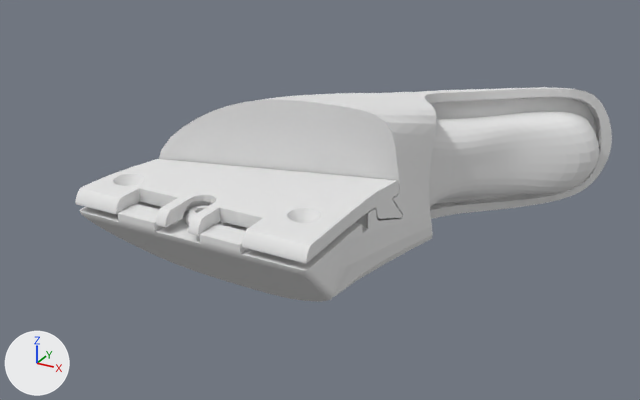
One commit to the Blender file BlenderFiles/RightHand/BrunelRightThumb.blend: the scene before it, then after it.
Both versions are drawn from a camera (50 mm lens) standing at (67.9, -85.2, 53.2) and looking at (6.7, 26.0, -2.4). Lighting does not change. The marker at lower left points along +X, +Y and +Z.

The scene before the commit, as lines of its bpy script (objects in view):
```python
ob_thumb = bpy.data.objects.new('Thumb', me_thumb_007)
ob_thumb.location = (0.0, 0.0, 0.0)
ob_thumb_ligament = bpy.data.objects.new('Thumb ligament ', me_thumb_ligament)
ob_thumb_ligament.location = (0.0, 0.0, 0.0)
ob_thumb_ligament.rotation_euler = (0.0, 0.0, -1.571)  # degrees (0, 0, -90)
ob_thumb_ligament_clamp = bpy.data.objects.new('Thumb Ligament Clamp', me_plane_014)
ob_thumb_ligament_clamp.location = (0.1, 4.8, 1.6)
ob_thumb_ligament_clamp.rotation_euler = (0.0, 0.0, 0.267)  # degrees (0, 0, 15)
```
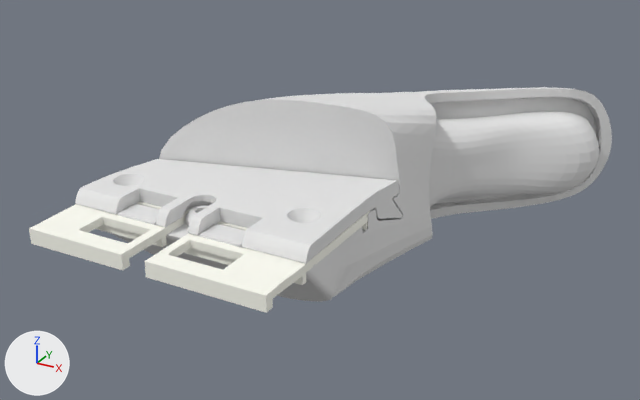
What the commit changed:
Object 'Thumb ligament ' (ob_thumb_ligament) is now shown.

Changed parts and their boxes (x1, y1, x2, y2) in the pictures (640 x 400 px):
'Thumb ligament ', shown
    after: (29, 201, 370, 313)
